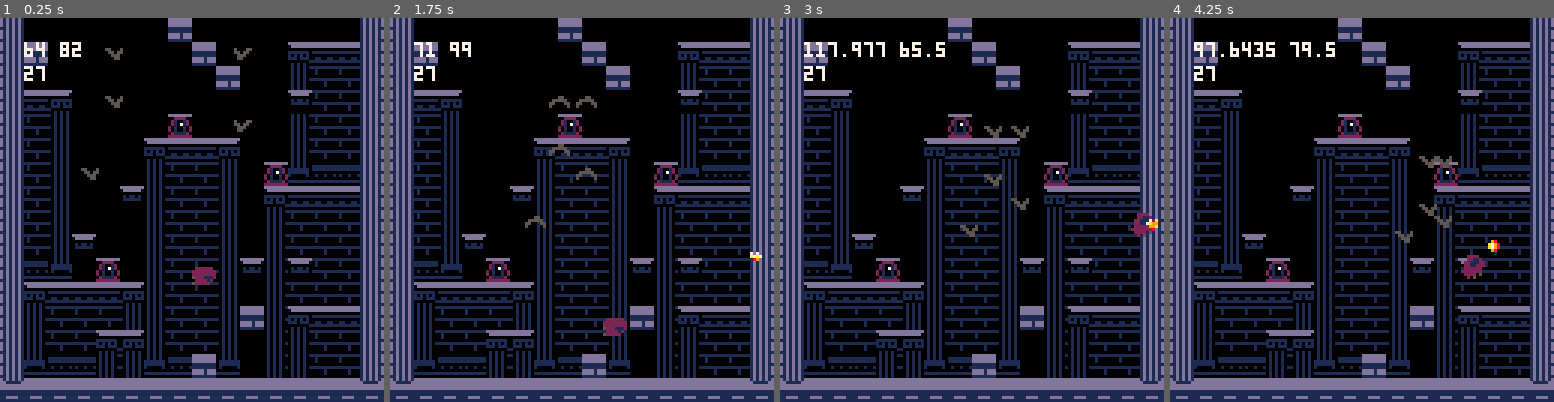
Above: before the commit, frames 1-4 (left to right).
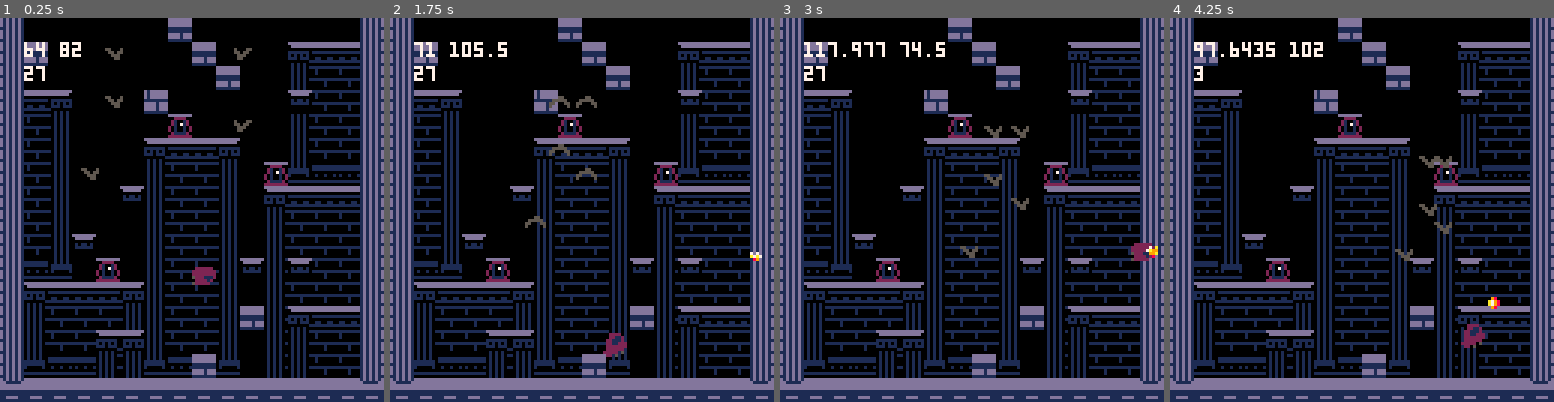
Above: after the commit, the same moments.

Repository: NunoDasNeves/pathofagni-pico8
Game: PICO-8 cartridge jumper.p8
Same seed, same stepped clock (60 frames per second), same inputs: the game is played once before the commit and once after it.
Inputs:
- Up to frame 1 (0.25 s): no input
- Up to frame 2 (1.75 s): tap X (X key) at 0.33, 1.07 s; tap O (Z key) at 0.7, 1.7 s; hold Right from 1.6 s (still down)
- Up to frame 3 (3 s): tap X (X key) at 1.85, 2.97 s; release Right at 2.1 s; tap O (Z key) at 2.1, 2.5, 2.9 s; hold Up 2.15-2.42 s; hold Right from 2.47 s (still down)
- Up to frame 4 (4.25 s): release Right at 3.03 s; hold Left 3.08-3.58 s; tap O (Z key) at 3.3, 3.7, 4.1 s; hold Down 3.63-3.97 s; hold Right from 4.02 s (still down); tap X (X key) at 4.08 s

The runs differ from the first frame. In frame 1, 0.4% of the frame differs, in the area x 37-44%, y 18-25%; in frame 2, 1.0%; in frame 3, 1.2%; in frame 4, 1.6%, in the area x 6-86%, y 6-86%.

Commit message:
player foot width, teeter

Diff:
--- a/jumper.p8
+++ b/jumper.p8
@@ -236,9 +236,10 @@
 
 	--  physics
 	--  coll dimensions
-	cw = 4, -- < min platform width
+	ftw = 0.99, -- < min platform width
+	ftx = 3,
 	ch = 7, -- < min wall height
-	--  coll box offset coords
+	cw = 4,
 	cx = 2,
 	cy = 1,
 	ax = 1, -- accel
@@ -262,7 +263,7 @@
 	p.fcnt = 0 -- counter for advancing frame
 	p.s = 64 -- first sprite of current animation
 	p.shcount = 0 -- shoot counter
-
+ p.teeter = false
 	for k,v in pairs(p_dat) do
 		p[k] = v
 	end
@@ -411,10 +411,14 @@
 	p.vy = clamp(p.vy, -p.max_vy, p.max_vy)
 
  local newy = p.y + p.vy
- local newpfooty = newy + p.h
+ local fty = newy + p.h
+ local ftxl = newx + p.ftx
+ local ftxr = ftxl + p.ftw
 
  if (p.vy > 0) then
-  if (collmap(newx,newpfooty,0) and
+  if ((collmap(ftxl,fty,0) or
+			   collmap(ftxr,fty,0))
+      and
       -- need both checks!
       (not p.air or
       rounddown(p.y,8) < rounddown(newy,8))) then
@@ -434,6 +438,16 @@
 	   end
 		 end
 	 end
+	 -- teeter
+	 local tftxl = newx + p.ftx
+	 local tftxr = tftxl + p.ftw
+	 if (not (collmap(tftxl-1,fty,0) and
+			   collmap(tftxr+1,fty,0))
+			   and not p.air) then
+		 p.teeter = true
+		else
+		 p.teeter = false
+		end
 	-- p.vy < 0
  else
   -- ceiling
@@ -452,10 +466,6 @@
   end
  else
  	p.shcount -= 1
- end
-
- if (p.y > 128) then
-  -- todo: dead
  end
 
  -- animate player
@@ -470,6 +480,8 @@
 	 		p.fr = (p.fr + 1) % p.s_wlk.f
 	 		p.fcnt = 0
 	 	end
+	 elseif (p.teeter) then
+	  p.fr = 1
 	 else
 	  p.fr = 0
 	 end
@@ -600,7 +612,7 @@
 2200000000000011000000000000002000000000212100000000000000000000000000000000000000000000000000000000000000000000000000000000000000000000000000000000000000000000000000000000000000000000000000000000000000000000000000000000000000000000000000000000000000000000
 2211000060000000110060000304042000000000000000000000000000000000000000000000000000000000000000000000000000000000000000000000000000000000000000000000000000000000000000000000000000000000000000000000000000000000000000000000000000000000000000000000000000000000
 2200000000000000001100001a1b1b2000000000000000000000000000000000000000000000000000000000000000000000000000000000000000000000000000000000000000000000000000000000000000000000000000000000000000000000000000000000000000000000000000000000000000000000000000000000
-220405006000000000000000021b1b2000000000000000000000000000000000000000000000000000000000000000000000000000000000000000000000000000000000000000000000000000000000000000000000000000000000000000000000000000000000000000000000000000000000000000000000000000000000
+220405006000210000000000021b1b2000000000000000000000000000000000000000000000000000000000000000000000000000000000000000000000000000000000000000000000000000000000000000000000000000000000000000000000000000000000000000000000000000000000000000000000000000000000
 221b1c0000000052000060001a1b1b2000000000000000000000000000000000000000000000000000000000000000000000000000000000000000000000000000000000000000000000000000000000000000000000000000000000000000000000000000000000000000000000000000000000000000000000000000000000
 221b1c0000000304040500001a1b1b2000000000000000000000000000000000000000000000000000000000000000000000000000000000000000000000000000000000000000000000000000000000000000000000000000000000000000000000000000000000000000000000000000000000000000000000000000000000
 221b1c6000001a1b1b1c00522a2b2b2000000000000000000000000000000000000000000000000000000000000000000000000000000000000000000000000000000000000000000000000000000000000000000000000000000000000000000000000000000000000000000000000000000000000000000000000000000000
